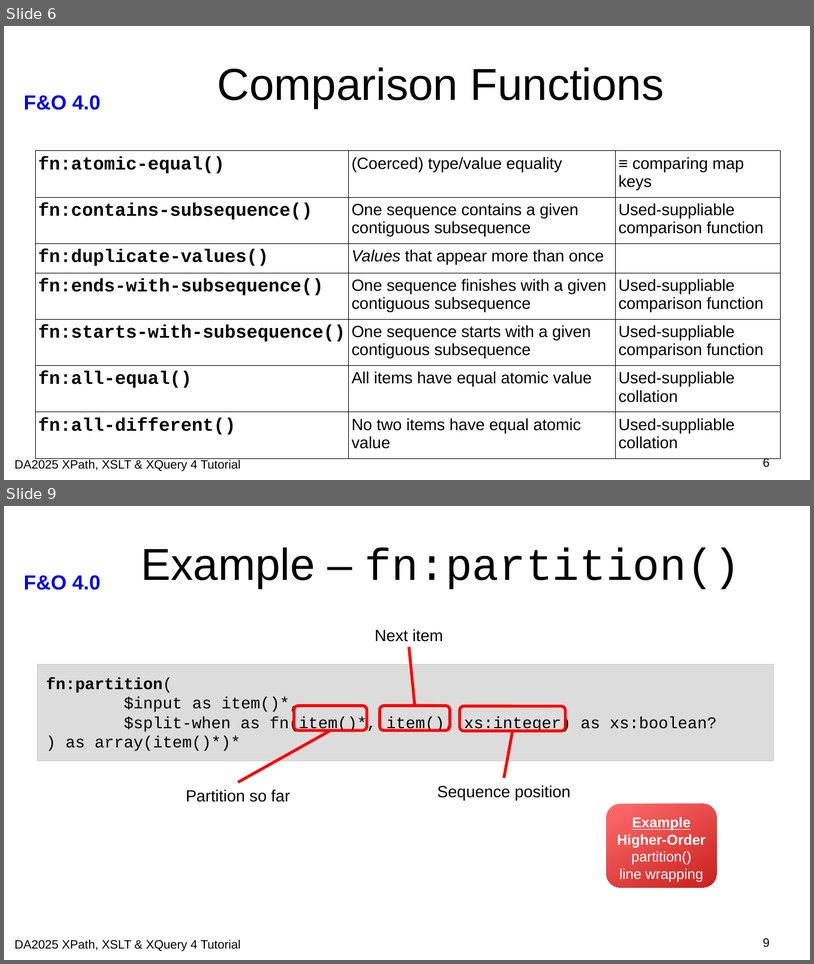
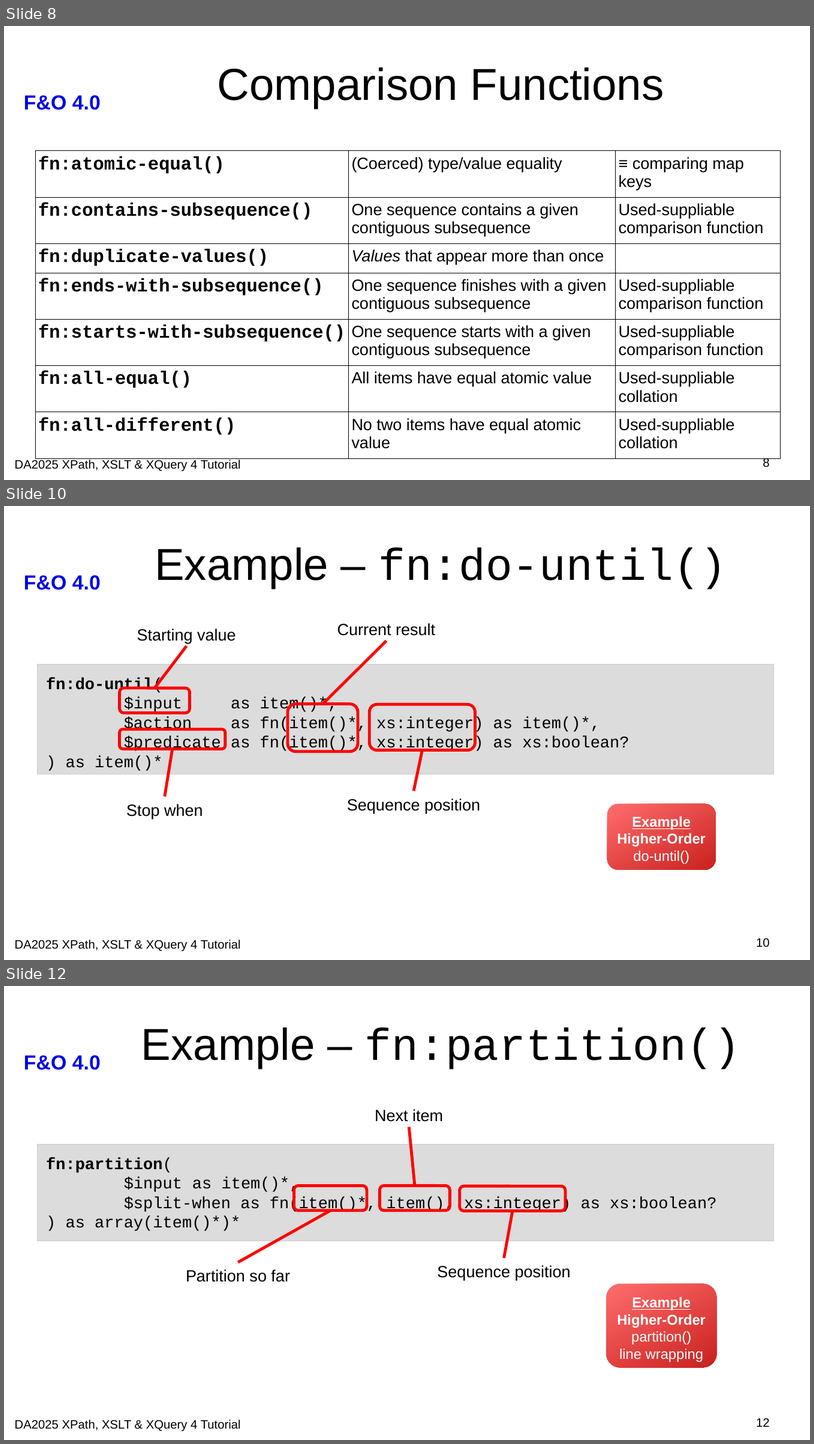
Before and after one commit to johnlumley/johnlumley.github.io, a slide deck: DA2025/slides/QT4-FO.odp. Shown one above the other, each under a label of ours: slides 6 and 9 before the commit, slides 8, 10 and 12 after it; the slides between them are not shown. The pictures are 814x964 and 814x1444 pixels, drawn with LibreOffice and Linux fonts; fonts in the diff are those of the drawing; background and template pictures are left out. Boxes give left, top, right and bottom in pixels: in the first picture for what was removed or moved away, otherwise in the second. Text is boxed around its words. In the diff, an @@ line names an element or a change of style, - is before the commit and + after.

```diff
--- a/DA2025/slides/QT4-FO.odp
+++ b/DA2025/slides/QT4-FO.odp
@@ slide 10 added at [4,506,810,960], background #FFFFFF; not listed: 1 template element that a slide beside it also shows @@
@@ title added at [155,547,727,589], 44 pt, text #000000 @@
+Example – fn:do-until()
@@ text added at [137,628,236,643], 16 pt, text #000000 @@
+Starting value
@@ text added at [338,623,435,636], 16 pt, text #000000 @@
+Current result
@@ line added from (187, 646) to (155, 688), #FF0000 2.83 pt @@
@@ line added from (387, 640) to (323, 703), #FF0000 2.83 pt @@
@@ rectangle added at [38,665,774,774], fill #DCDCDC, outline #CCCCCC 0 pt, 16 pt, text #000000 @@
+fn:do-until(
+$input as item()*,
+$action as fn(item()*, xs:integer) as item()*,
+$predicate as fn(item()*, xs:integer) as xs:boolean?
+) as item()*
@@ rounded rectangle added at [120,688,190,713], outline #FF0000 2.83 pt @@
@@ rounded rectangle added at [288,703,358,751], outline #FF0000 2.83 pt @@
@@ rounded rectangle added at [370,705,476,750], outline #FF0000 2.83 pt @@
@@ rounded rectangle added at [120,729,226,749], outline #FF0000 2.83 pt @@
@@ line added from (165, 796) to (173, 749), #FF0000 2.83 pt @@
@@ line added from (414, 790) to (423, 750), #FF0000 2.83 pt @@
@@ text added at [126,804,203,819], 16 pt, text #000000 @@
+Stop when
@@ text added at [347,798,480,813], 16 pt, text #000000 @@
+Sequence position
@@ rounded rectangle added at [608,804,716,870], fill gradient #FF6D6D to #C9211E, 14 pt, text #FFFFFF, bold @@
+Example
+Higher-Order
+do-until()
@@ text added at [15,939,241,951], 12 pt, text #000000 @@
+DA2025 XPath, XSLT & XQuery 4 Tutorial
@@ page number added at [756,938,770,947], 12 pt, text #000000 @@
+10
@@ what was slide 6 is now slide 8 @@
@@ page number at [763,458,770,467]: text changed @@
-6
+8
@@ what was slide 9 is now slide 12 @@
@@ page number at [756,1418,770,1426]: text changed @@
-9
+12
```
Also in this commit, not shown: 6 slides changed, 2 other slides added, 4 other files.
